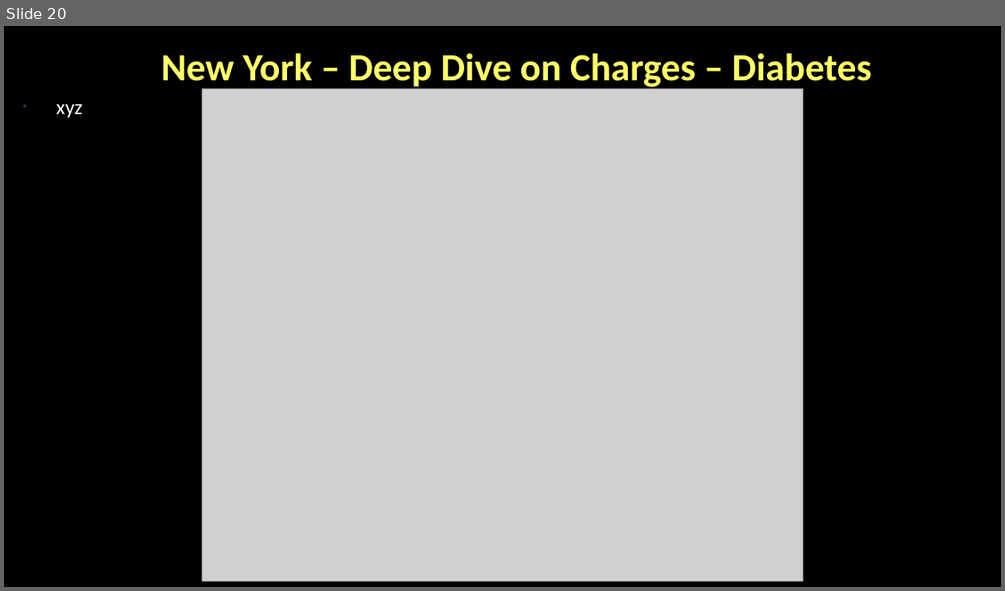
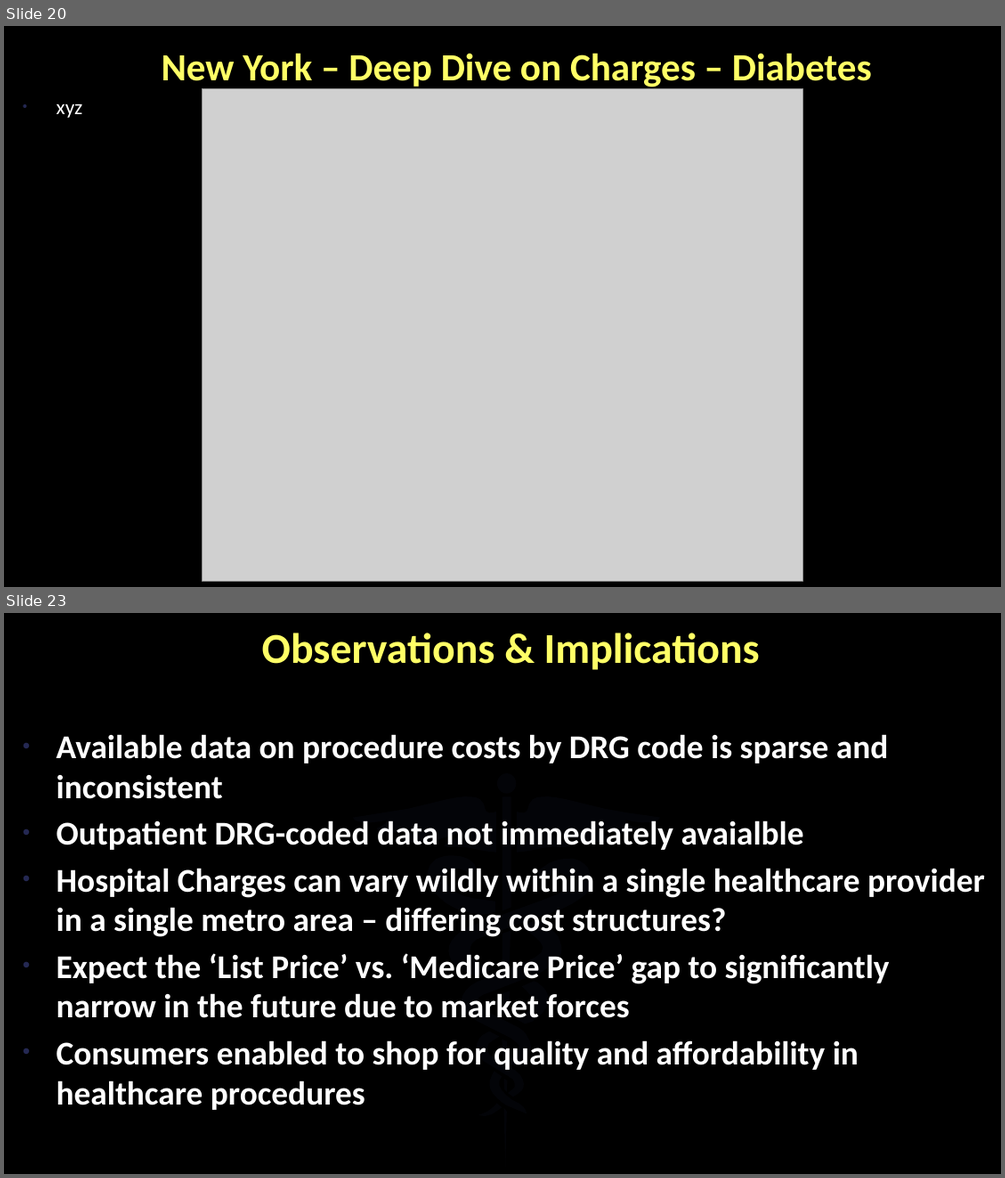
Before and after one commit to BrandinO771/viper_proj_1, a slide deck: _PRESENTATION/healthcare_cost_consitency5.pptx. Shown one above the other, each under a label of ours: slide 20 before the commit, slides 20 and 23 after it; the slides between them are not shown. The pictures are 1005x591 and 1005x1178 pixels, drawn with LibreOffice and Linux fonts; fonts in the diff are those of the drawing; grey boxes stand for pictures; background and template pictures are left out. Boxes give left, top, right and bottom in pixels: in the first picture for what was removed or moved away, otherwise in the second. Text is boxed around its words. In the diff, an @@ line names an element or a change of style, - is before the commit and + after.

```diff
--- a/_PRESENTATION/healthcare_cost_consitency5.pptx
+++ b/_PRESENTATION/healthcare_cost_consitency5.pptx
@@ slide 23 added at (x1=4, y1=613, x2=1001, y2=1174), background picture (left out); not listed: 1 template element that a slide beside it also shows @@
@@ title added at (x1=262, y1=633, x2=760, y2=670), 41 pt, text #FFFF66, bold @@
+Observations & Implications
@@ text added at (x1=57, y1=734, x2=985, y2=1070), 32 pt, text #FFFFFF, bold @@
+• Available data on procedure costs by DRG code is sparse and inconsistent
+• Outpatient DRG-coded data not immediately avaialble
+• Hospital Charges can vary wildly within a single healthcare provider in a single metro area – differing cost structures?
+• Expect the ‘List Price’ vs. ‘Medicare Price’ gap to significantly narrow in the future due to market forces
+• Consumers enabled to shop for quality and affordability in healthcare procedures
@@ group added at (x1=353, y1=773, x2=661, y2=1116): 14 freeform shapes, 1 ellipse @@
```
Also in this commit, not shown: 5 slides changed, 2 other slides added, 5 slides removed, 31 other files.
